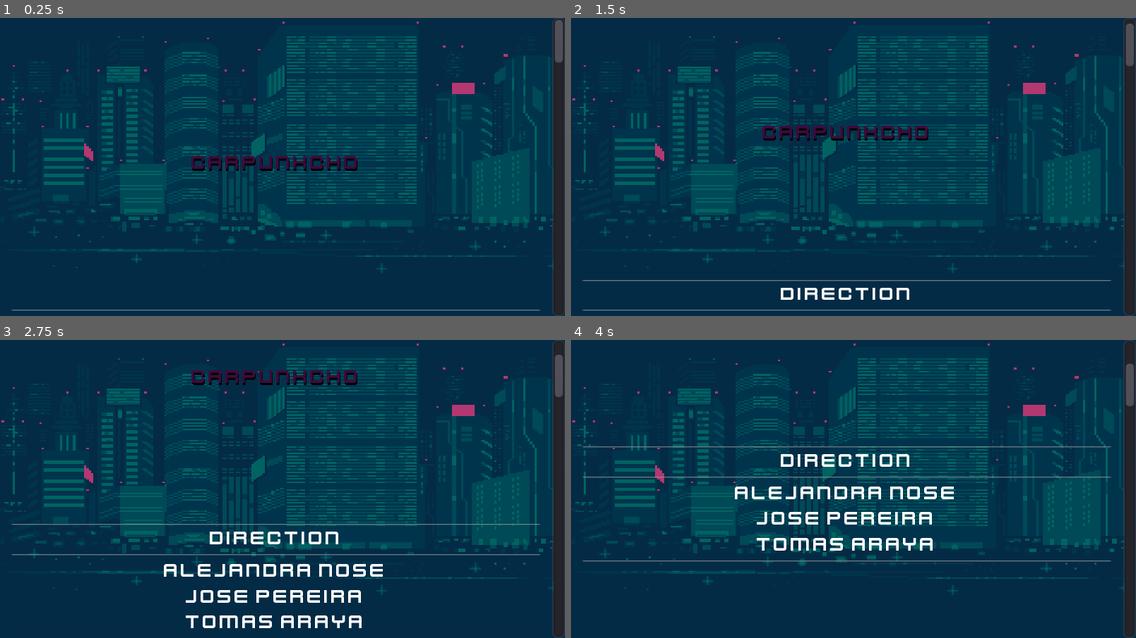
Above: before the commit, frames 1-4 (two rows, left to right).
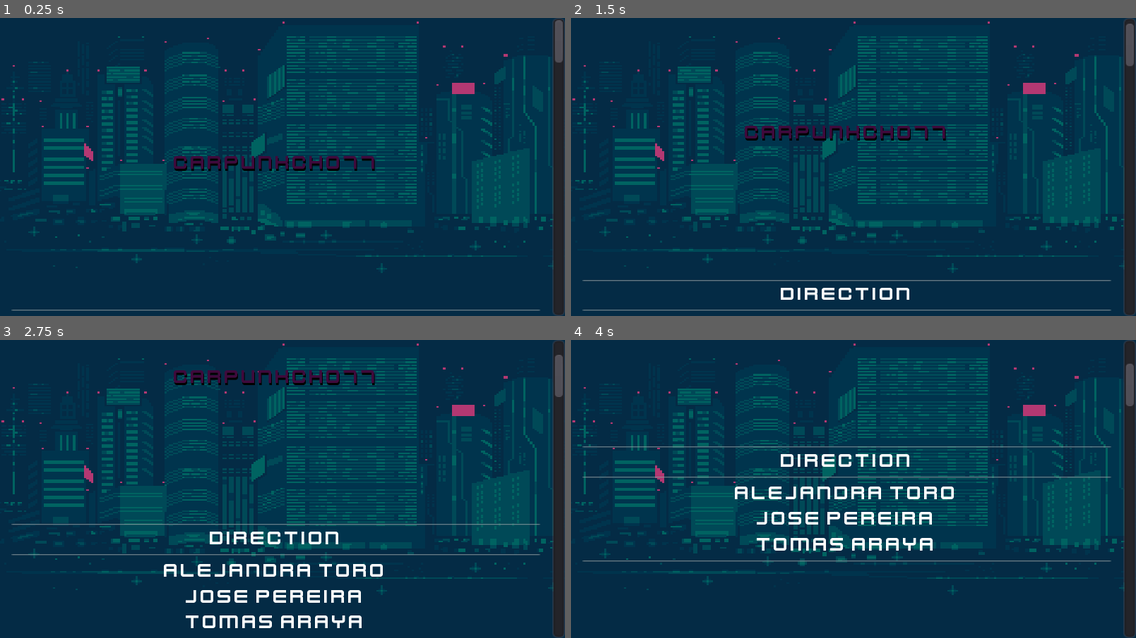
Above: after the commit, the same moments.

Repository: Pepereiram/carpincho-repo
Game: Godot game, scene res://menu/credits/NewCredits.tscn
The game is run twice, just before and just after one commit, with the same random seed, the same clock (stepped at 60 frames per second) and the same inputs. This scene is started directly instead of the project's main scene.
Inputs:
- Up to frame 1 (0.25 s): no input
- Up to frame 2 (1.5 s): tap Enter at 0.5 s; hold D (move_right) from 0.53 s (still down); tap Down (apuntar_abajo2) at 0.6 s; tap W (apuntar_arriba) at 0.77 s; tap Up (apuntar_arriba2) at 1.35 s
- Up to frame 3 (2.75 s): tap W (apuntar_arriba) at 1.52 s; release D (move_right) at 2.03 s; hold A (move_left) from 2.03 s (still down); tap C (lanzar1) at 2.1 s
- Up to frame 4 (4 s): release A (move_left) at 2.78 s; hold D (move_right) from 2.78 s (still down); tap . (lanzar2) at 2.85 s; tap W (apuntar_arriba) at 3.02, 3.77 s; tap Left (move_left2) at 3.6 s

The runs differ from the first frame. In frame 1, 0.8% of the frame differs, in the area x 30-67%, y 46-52%; in frame 2, 0.8%; in frame 3, 0.9%, in the area x 30-68%, y 10-80%; in frame 4, 0.1%.

Commit message:
credits

Diff:
--- a/project/Scenes/Entities/Carpincho.tscn
+++ b/project/Scenes/Entities/Carpincho.tscn
@@ -931,7 +931,7 @@
 [node name="ShootTimer" type="Timer" parent="."]
 
 [node name="Timer2" type="Timer" parent="."]
-wait_time = 60.0
+wait_time = 10.0
 
 [connection signal="animation_finished" from="AnimationPlayer" to="." method="_on_AnimationPlayer_animation_finished"]
 [connection signal="timeout" from="Timer" to="." method="_on_Timer_timeout"]
--- a/project/menu/Mainmenu.tscn
+++ b/project/menu/Mainmenu.tscn
@@ -38,6 +38,8 @@
 margin_right = 494.0
 margin_bottom = 23.0
 theme = ExtResource( 3 )
+custom_colors/font_color_shadow = Color( 0, 0, 0, 1 )
+custom_constants/shadow_offset_y = 2
 text = "Carpunkcho 77"
 align = 1
 valign = 1
--- a/project/menu/credits/NewCredits.tscn
+++ b/project/menu/credits/NewCredits.tscn
@@ -45,7 +45,7 @@
 custom_colors/font_color_shadow = Color( 0, 0, 0, 1 )
 custom_constants/shadow_offset_y = 2
 custom_constants/shadow_as_outline = 0
-text = "Carpunkcho"
+text = "Carpunkcho77"
 align = 1
 
 [node name="Empty2" type="Label" parent="ScrollContainer/CreditsContainer"]
@@ -80,7 +80,7 @@
 margin_top = 316.0
 margin_right = 530.0
 margin_bottom = 339.0
-text = "Alejandra nose"
+text = "Alejandra Toro"
 align = 1
 
 [node name="Credits4" type="Label" parent="ScrollContainer/CreditsContainer"]
--- a/project/project.godot
+++ b/project/project.godot
@@ -62,7 +62,6 @@
 [autoload]
 
 Fade="*res://transitions/fade.tscn"
-LevelMenu="*res://menu/LevelMenu.tscn"
 
 [display]
 
